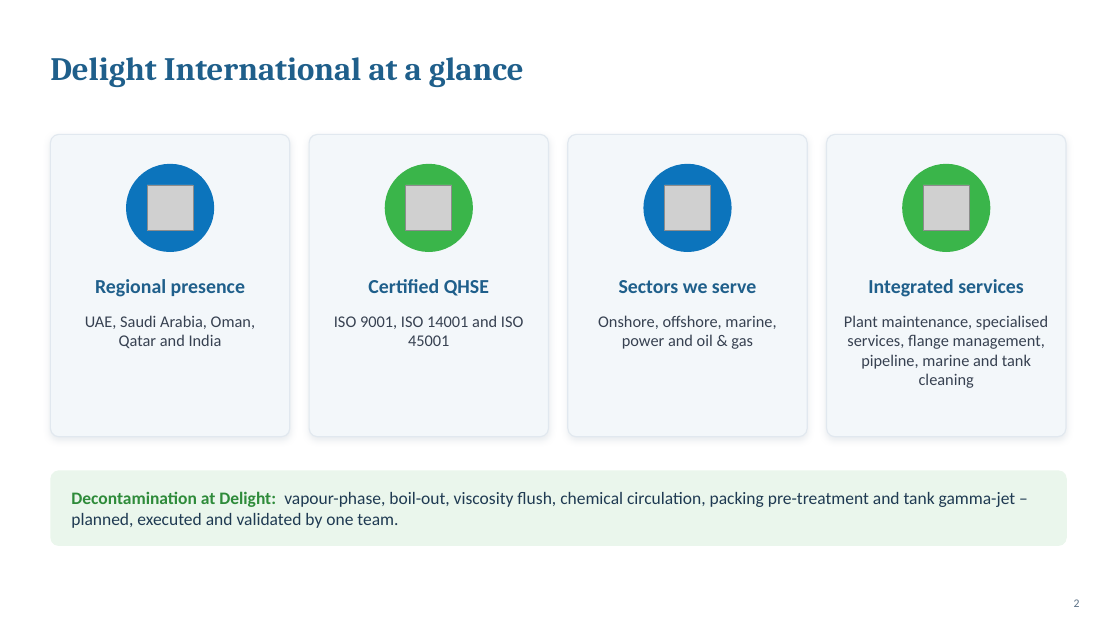
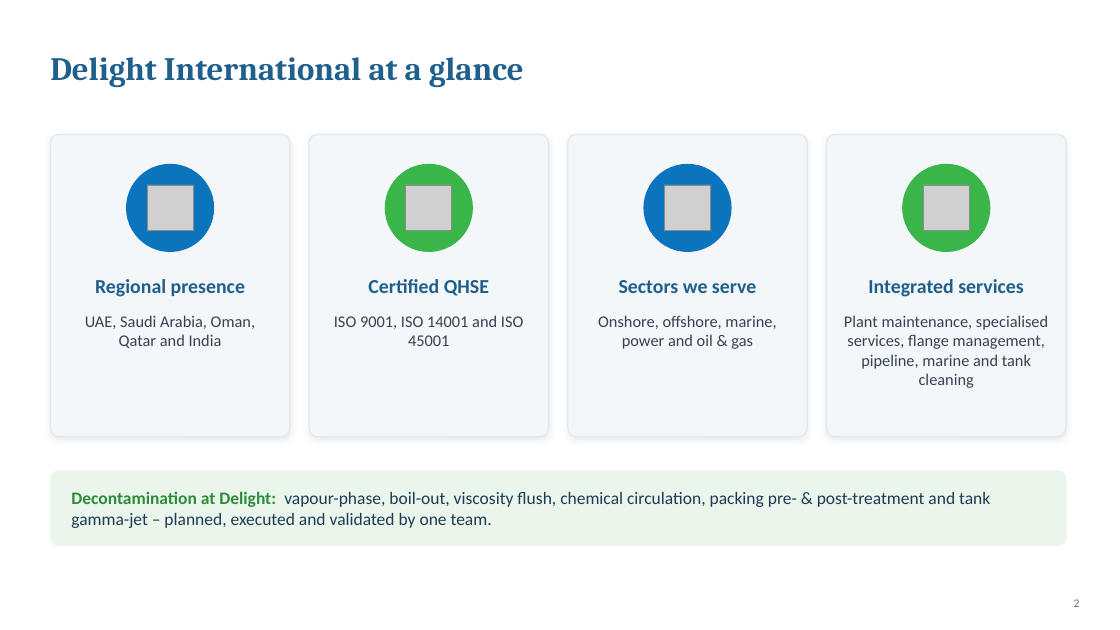
Before and after one commit to mail2ibrahim87/Private, a slide deck: slide 2 of presentations/decontamination/Delight_Decontamination_Combined.pptx. Drawn at 1120x630 pixels with LibreOffice and Linux fonts; fonts in the diff are those of the drawing; grey boxes stand for pictures; background and template pictures are left out. Boxes give left, top, right and bottom in pixels: in the first picture for what was removed or moved away, otherwise in the second. Text is boxed around its words. In the diff, an @@ line names an element or a change of style, - is before the commit and + after.

```diff
--- a/presentations/decontamination/Delight_Decontamination_Combined.pptx
+++ b/presentations/decontamination/Delight_Decontamination_Combined.pptx
@@ text at (71, 491, 990, 528): text changed @@
-Decontamination at Delight: vapour-phase, boil-out, viscosity flush, chemical circulation, packing pre-treatment and tank gamma-jet – planned, executed and validated by one team.
+Decontamination at Delight: vapour-phase, boil-out, viscosity flush, chemical circulation, packing pre- & post-treatment and tank gamma-jet – planned, executed and validated by one team.
```
Also in this commit, not shown: 3 other slides changed, 2 other files.
